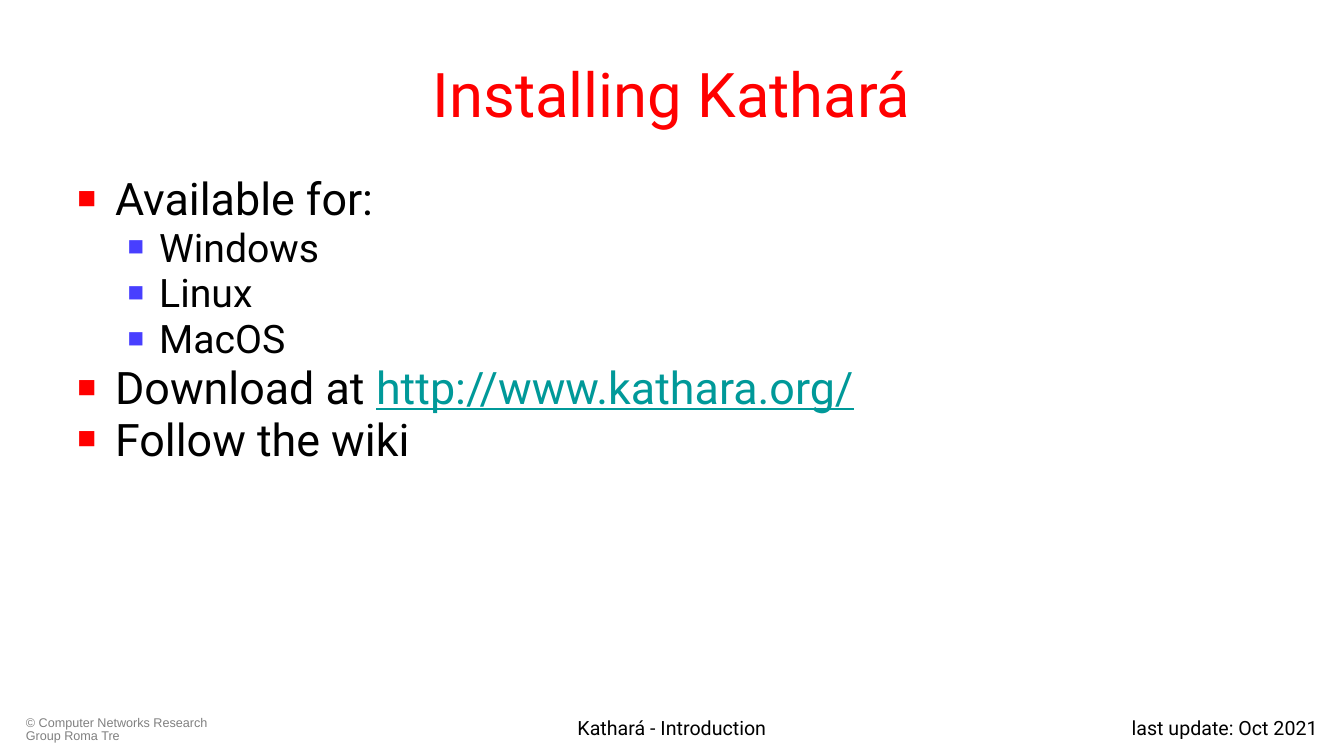
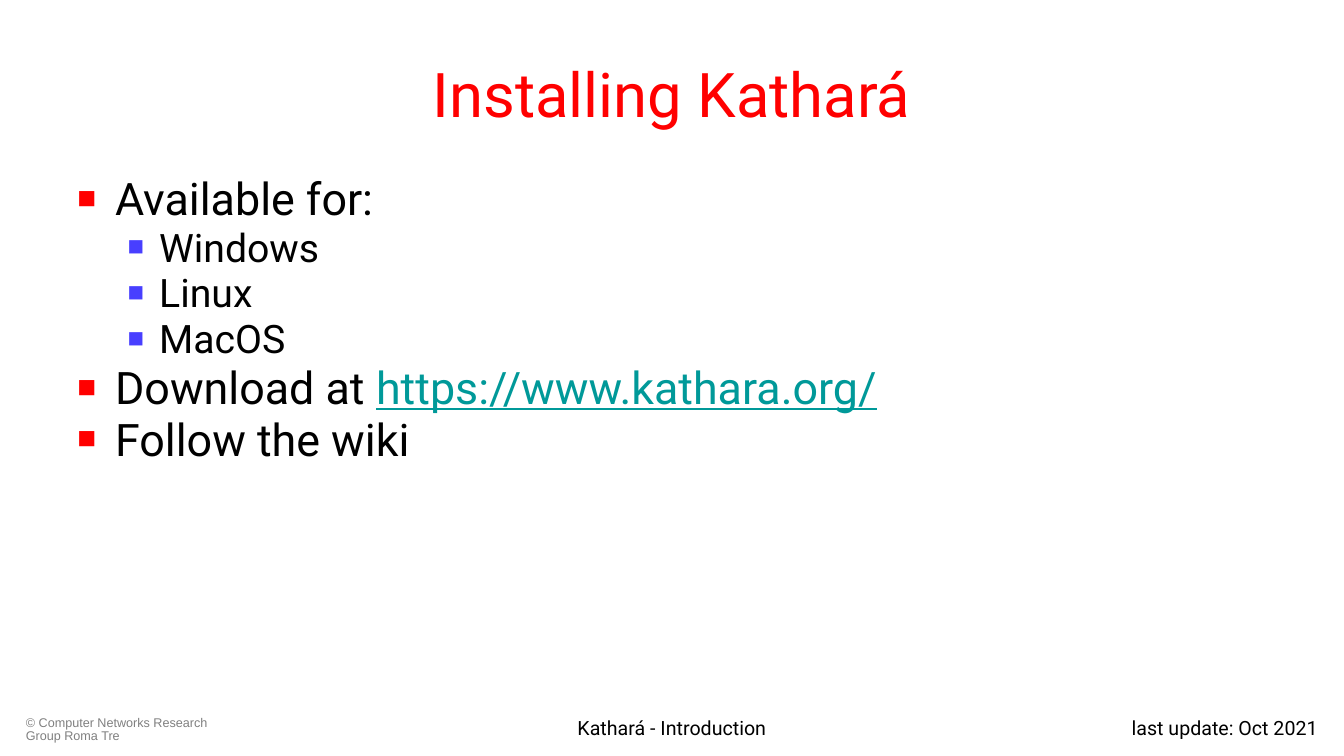
Before and after one commit to KatharaFramework/Kathara-Labs, a slide deck: slide 14 of 001-kathara-introduction.pptx. Drawn at 1344x756 pixels with LibreOffice and Linux fonts; fonts in the diff are those of the drawing. Boxes give left, top, right and bottom in pixels: in the first picture for what was removed or moved away, otherwise in the second. Text is boxed around its words. In the diff, an @@ line names an element or a change of style, - is before the commit and + after.

```diff
--- a/001-kathara-introduction.pptx
+++ b/001-kathara-introduction.pptx
@@ text at box(115, 370, 876, 414): text changed @@
-■ Download at http://www.kathara.org/
+■ Download at https://www.kathara.org/
```
Also in this commit, not shown: 2 other slides changed, 1 other file.
